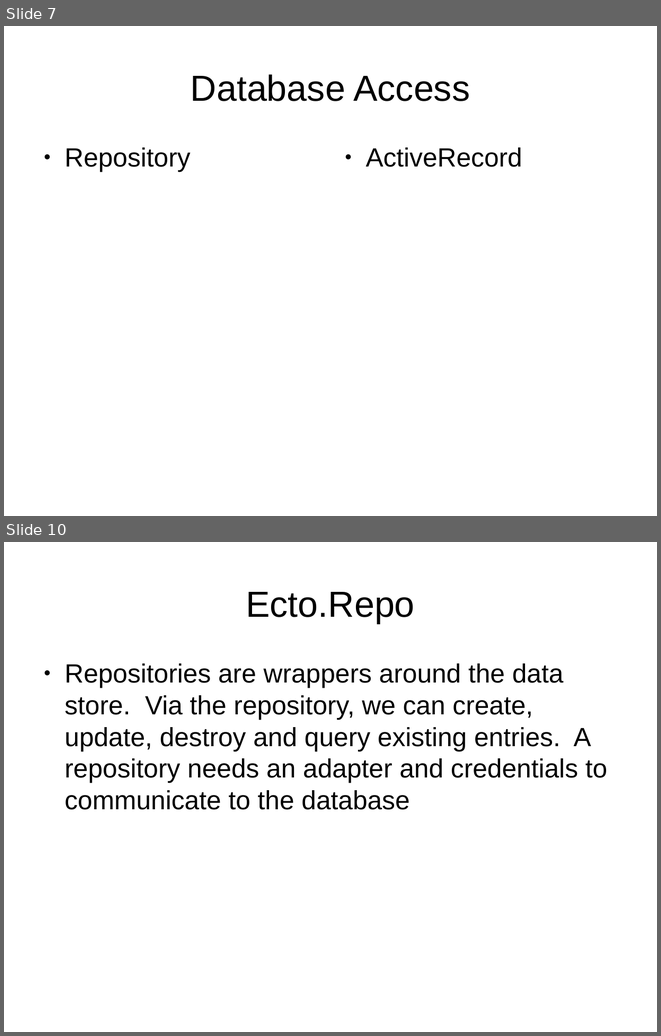
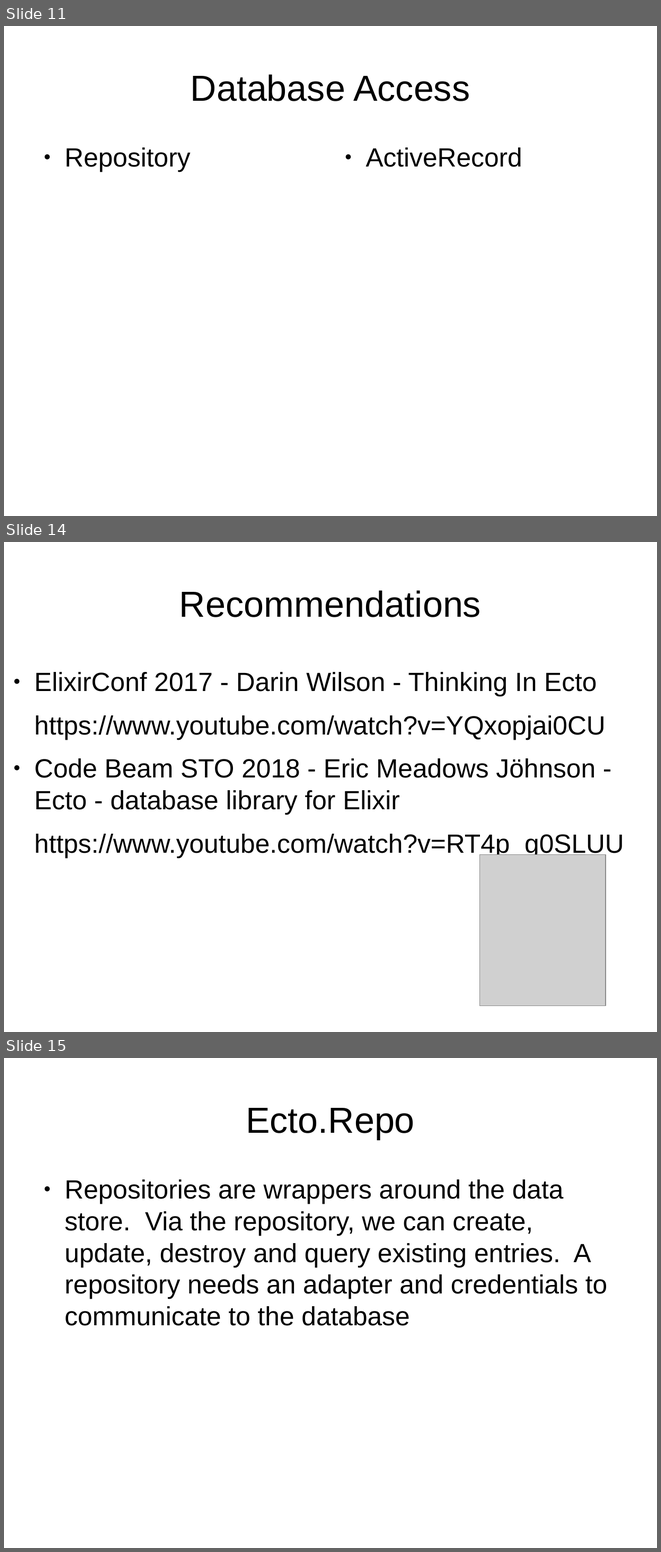
Before and after one commit to ramortegui/talks, a slide deck: odps/ecto.odp. Shown one above the other, each under a label of ours: slides 7 and 10 before the commit, slides 11, 14 and 15 after it; the slides between them are not shown. The pictures are 661x1036 and 661x1552 pixels, drawn with LibreOffice and Linux fonts; fonts in the diff are those of the drawing; grey boxes stand for pictures. Boxes give left, top, right and bottom in pixels: in the first picture for what was removed or moved away, otherwise in the second. Text is boxed around its words. In the diff, an @@ line names an element or a change of style, - is before the commit and + after.

Commit message:
Update title.

```diff
--- a/odps/ecto.odp
+++ b/odps/ecto.odp
@@ slide 14 added at (x1=4, y1=542, x2=657, y2=1032), background #FFFFFF @@
@@ title added at (x1=179, y1=590, x2=481, y2=617), 44 pt, text #000000 @@
+Recommendations
@@ text added at (x1=34, y1=672, x2=624, y2=857), 32 pt, text #000000 @@
+● ElixirConf 2017 - Darin Wilson - Thinking In Ecto
+https://www.youtube.com/watch?v=YQxopjai0CU
+● Code Beam STO 2018 - Eric Meadows Jöhnson - Ecto - database library for Elixir
+https://www.youtube.com/watch?v=RT4p_g0SLUU
@@ picture added at (x1=480, y1=855, x2=606, y2=1006) @@
@@ what was slide 7 is now slide 11 @@
@@ what was slide 10 is now slide 15 @@
```
Also in this commit, not shown: 5 slides changed, 4 other slides added.
